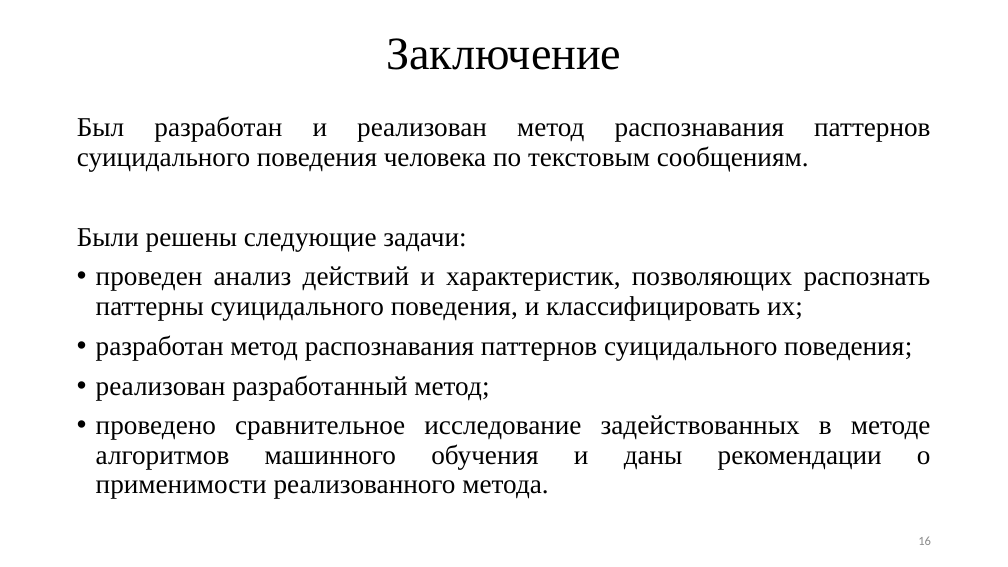
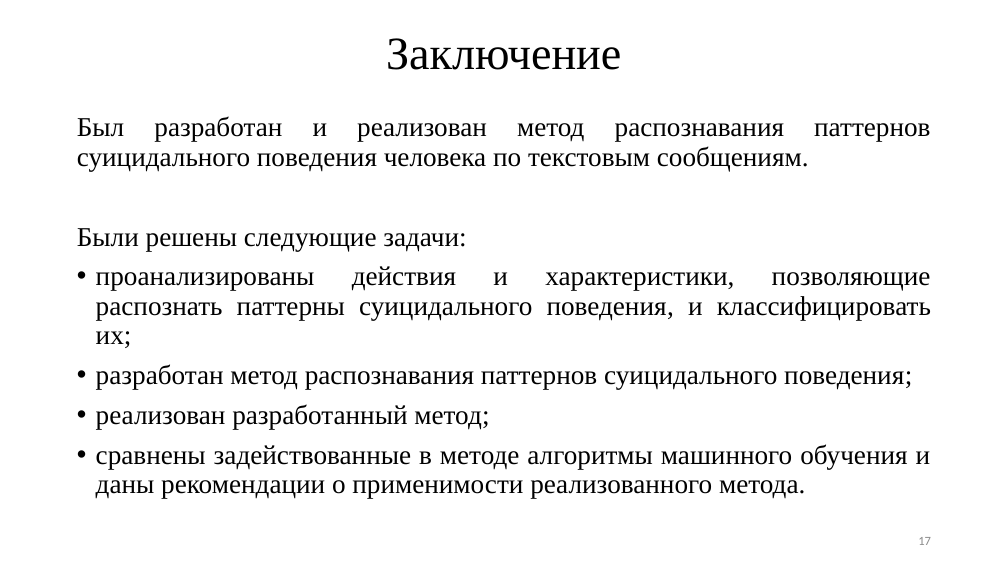
Before and after one commit to TheSawIsTheLaw/iWannaKillMyself, a slide deck: slide 17 of iWannaNote/iHatePresentations/presentation.pptx (slide 16 before the commit). Drawn at 1008x567 pixels with LibreOffice and Linux fonts; fonts in the diff are those of the drawing. Boxes give left, top, right and bottom in pixels: in the first picture for what was removed or moved away, otherwise in the second. Text is boxed around its words. In the diff, an @@ line names an element or a change of style, - is before the commit and + after.

```diff
--- a/iWannaNote/iHatePresentations/presentation.pptx
+++ b/iWannaNote/iHatePresentations/presentation.pptx
@@ text at (x1=96, y1=266, x2=931, y2=348): text changed @@
-• проведен анализ действий и характеристик, позволяющих распознать паттерны суицидального поведения, и классифицировать их;
+• проанализированы действия и характеристики, позволяющие распознать паттерны суицидального поведения, и классифицировать их;
@@ text at (x1=96, y1=444, x2=931, y2=498): text changed @@
-• проведено сравнительное исследование задействованных в методе алгоритмов машинного обучения и даны рекомендации о применимости реализованного метода.
+• сравнены задействованные в методе алгоритмы машинного обучения и даны рекомендации о применимости реализованного метода.
@@ page number at (x1=918, y1=537, x2=931, y2=545): text changed @@
-16
+17
```
Also in this commit, not shown: 4 other slides changed, 2 slides added, 1 slide removed.
